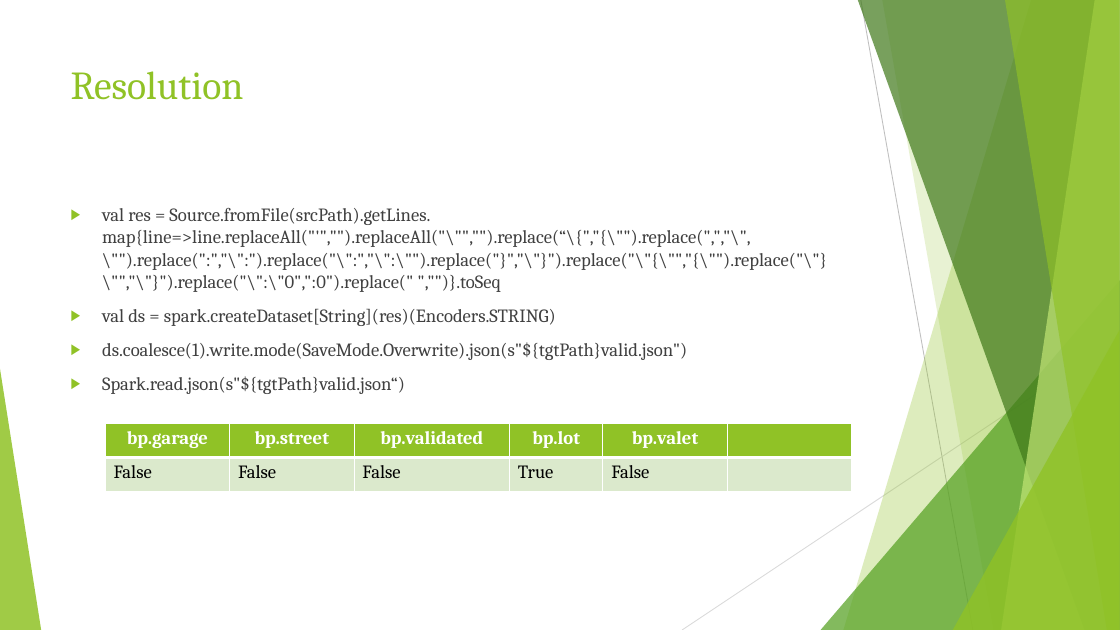
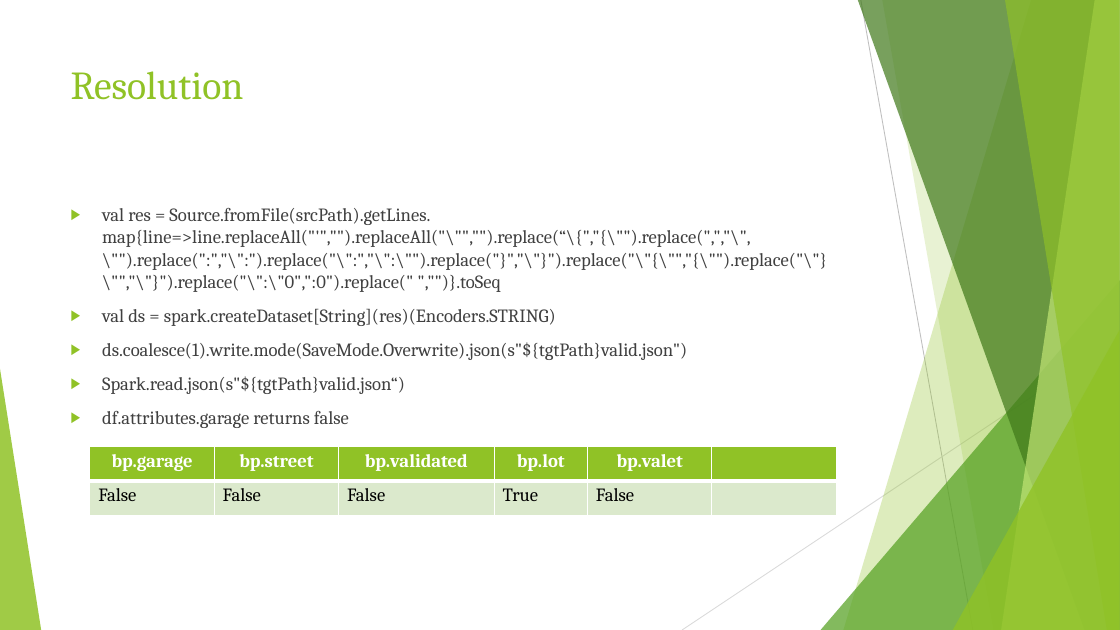
Before and after one commit to dharanisugumar/yelp-dataset-challenge, a slide deck: slide 14 of NEWYORKER.pptx. Drawn at 1120x630 pixels with LibreOffice and Linux fonts; fonts in the diff are those of the drawing. Boxes give left, top, right and bottom in pixels: in the first picture for what was removed or moved away, otherwise in the second. Text is boxed around its words. In the diff, an @@ line names an element or a change of style, - is before the commit and + after.

```diff
--- a/NEWYORKER.pptx
+++ b/NEWYORKER.pptx
@@ text at (x1=102, y1=411, x2=349, y2=428): paragraph added @@
+▶ df.attributes.garage returns false
@@ table moved from (x1=105, y1=423, x2=851, y2=492) to (x1=90, y1=447, x2=836, y2=515) @@
```
Also in this commit, not shown: 3 other slides changed.
